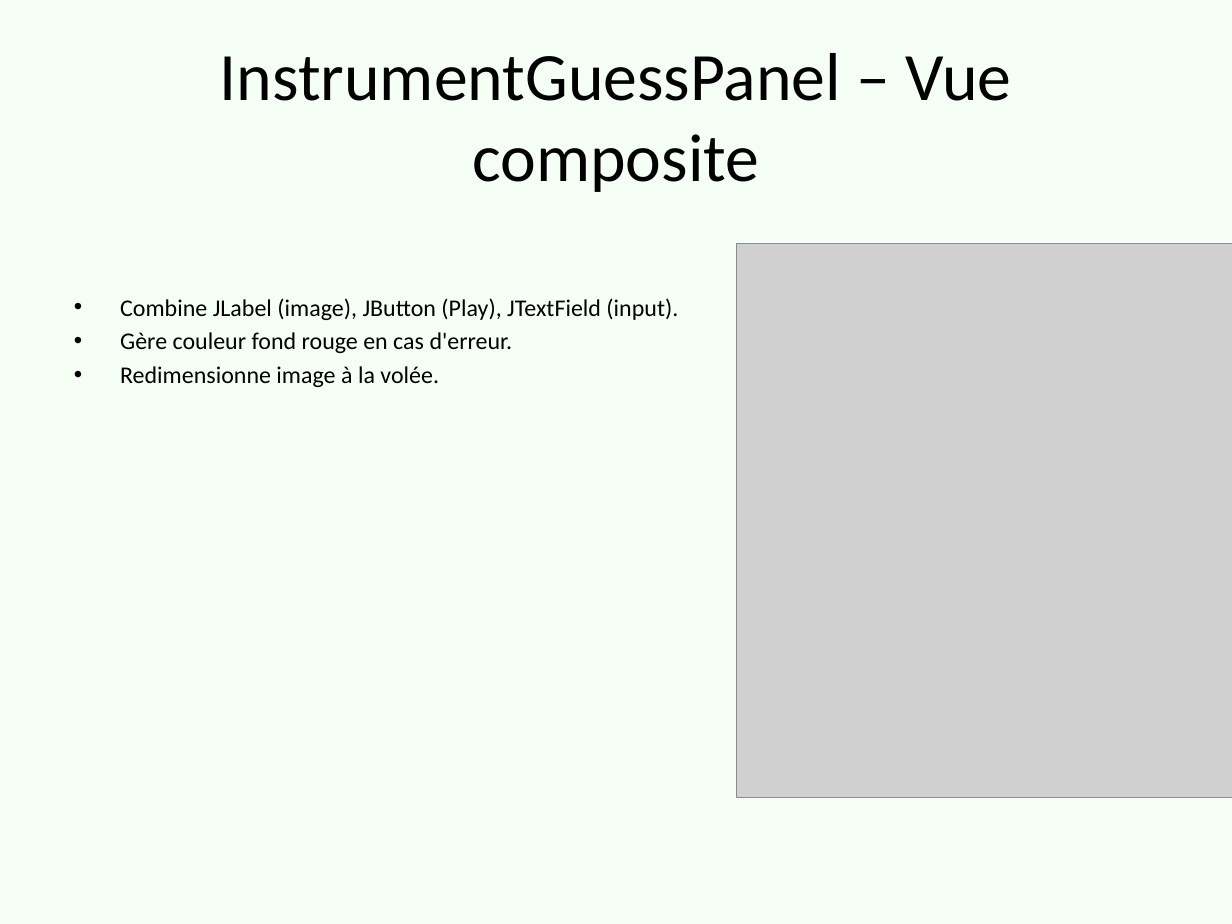
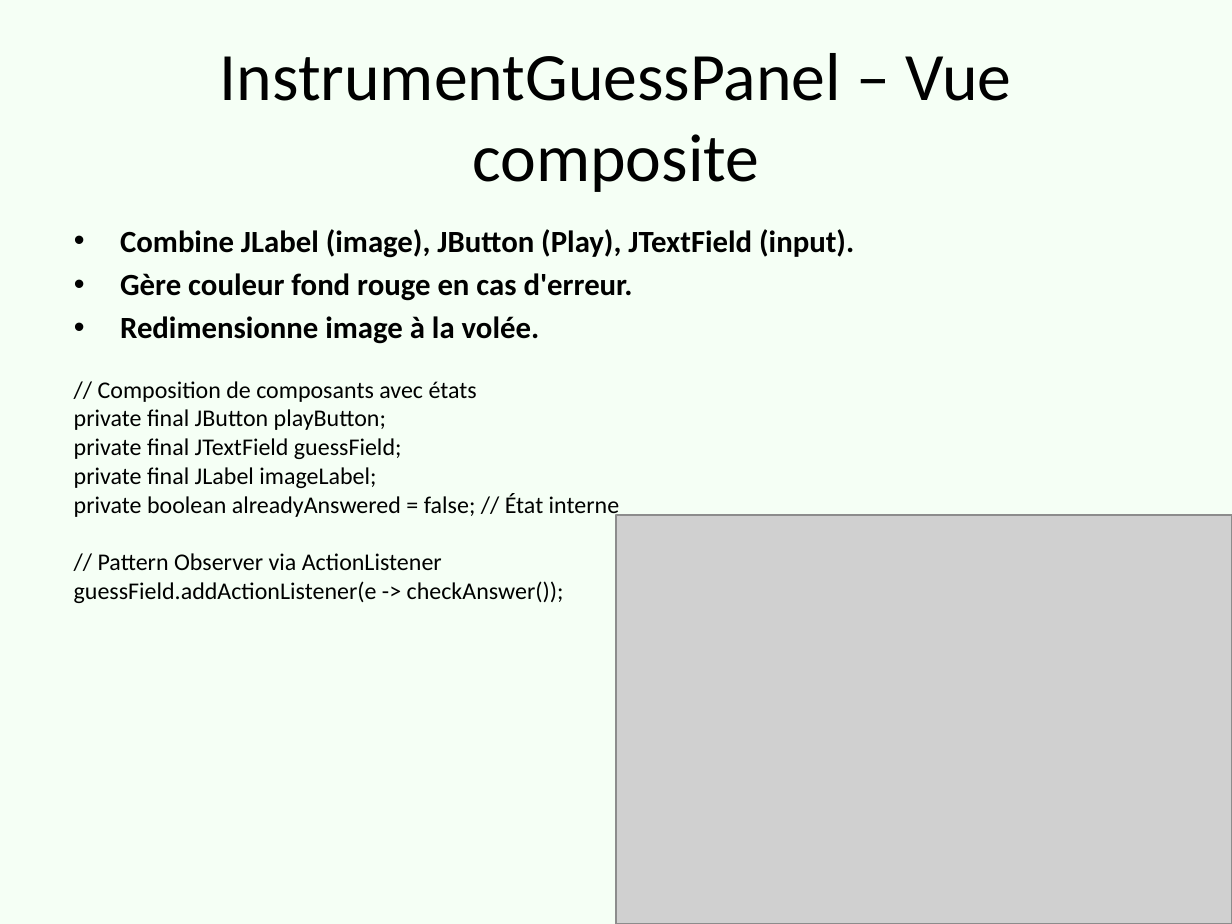
Before and after one commit to Bobyte5923/SoundOfWorld, a slide deck: slide 14 of SoundOfWorld.pptx. Drawn at 1232x924 pixels with LibreOffice and Linux fonts; fonts in the diff are those of the drawing; grey boxes stand for pictures. Boxes give left, top, right and bottom in pixels: in the first picture for what was removed or moved away, otherwise in the second. Text is boxed around its words. In the diff, an @@ line names an element or a change of style, - is before the commit and + after.

```diff
--- a/SoundOfWorld.pptx
+++ b/SoundOfWorld.pptx
@@ text "Combine JLabel (image), JButton (Play), ..." at (120,229,854,344): size 14 to 18 pt, bold on @@
@@ text added at (74,381,620,603), 14 pt, text #000000 @@
+// Composition de composants avec états
+private final JButton playButton;
+private final JTextField guessField;
+private final JLabel imageLabel;
+private boolean alreadyAnswered = false; // État interne
+// Pattern Observer via ActionListener
+guessField.addActionListener(e -> checkAnswer());
@@ picture: place and size @@
-picture at (737,243,1232,797)
+picture at (616,515,1232,924)
```
Also in this commit, not shown: 11 other slides changed, 3 slides added, 5 slides removed, 1 other file.
